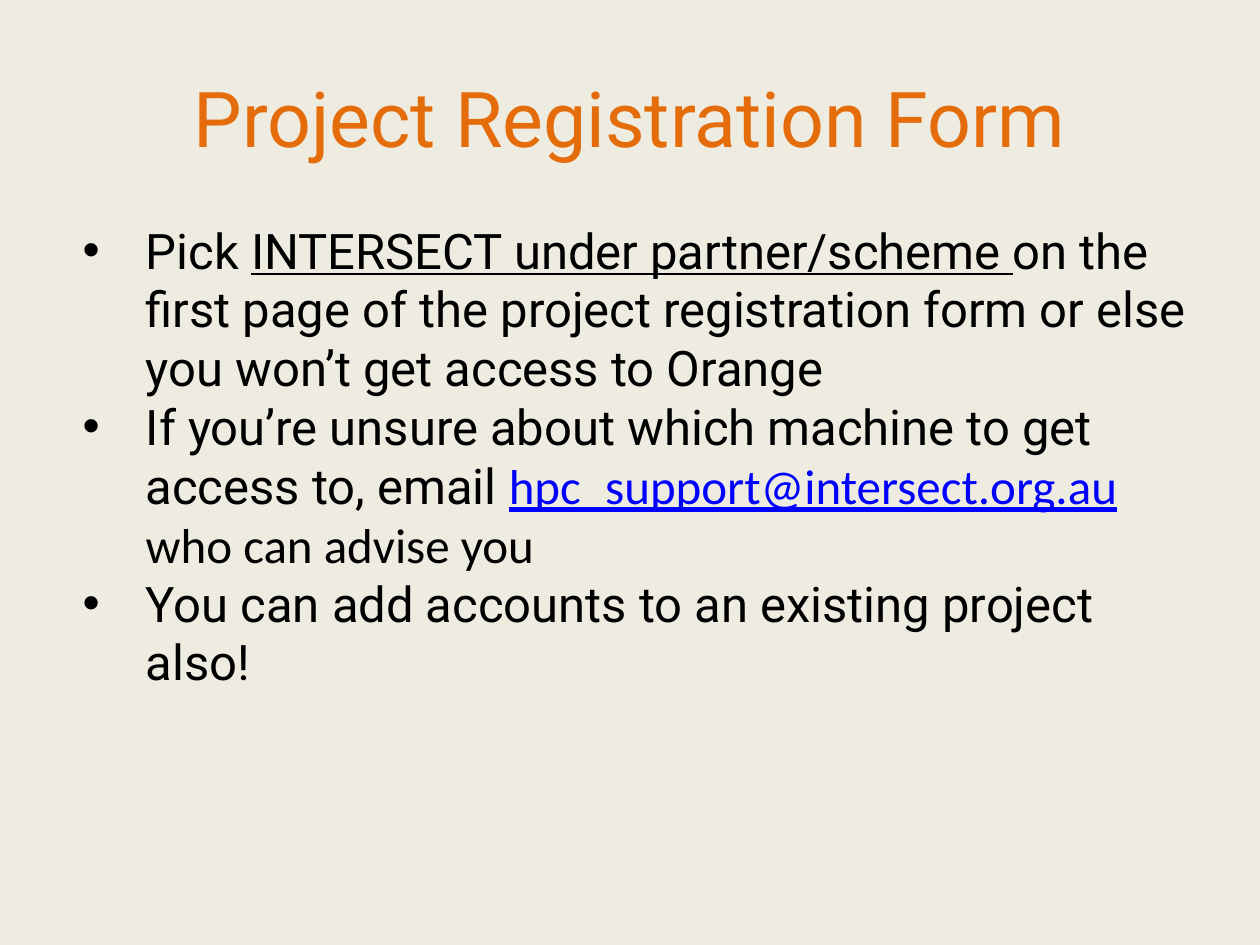
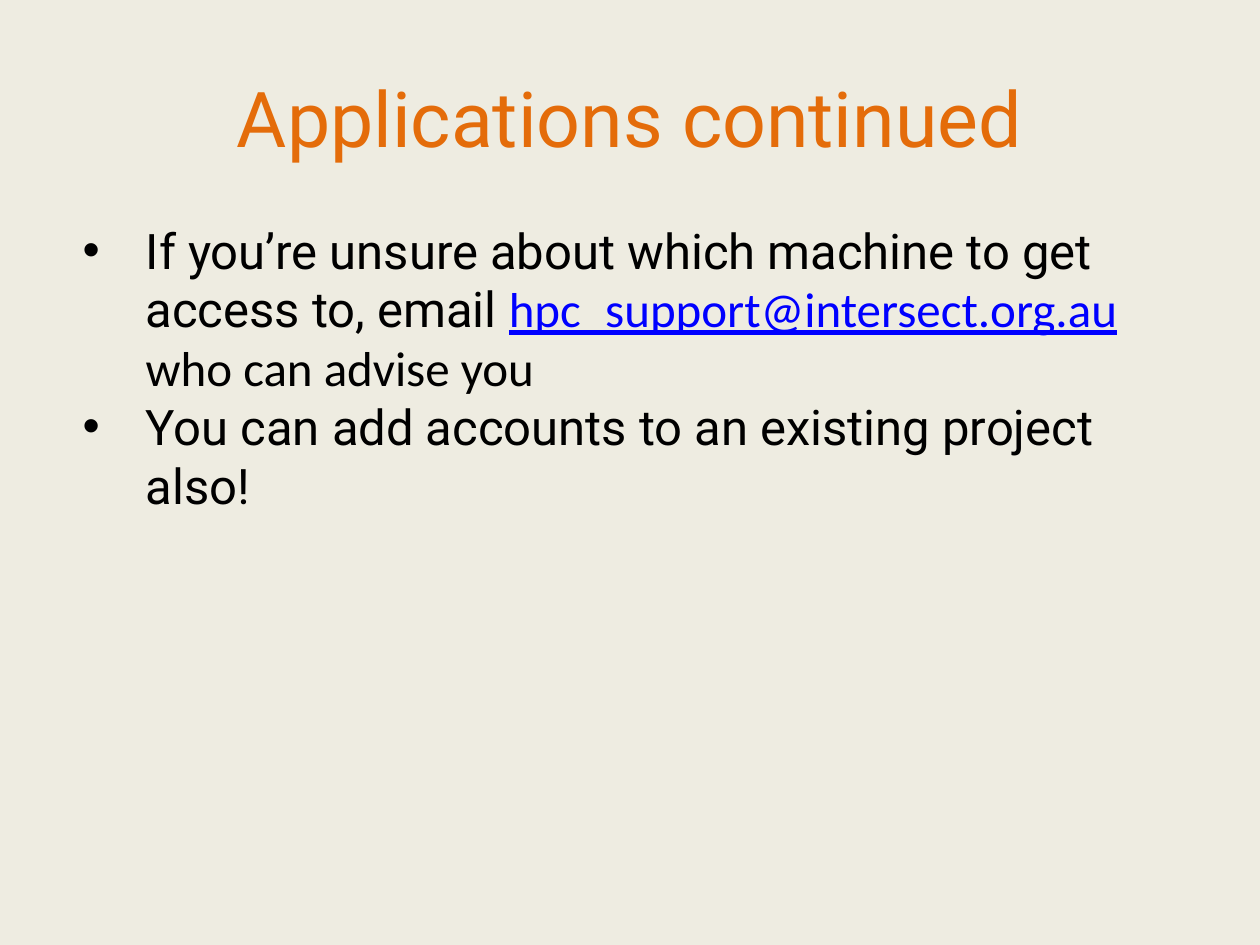
Before and after one commit to IntersectAustralia/TrainingMaterials, a slide deck: slide 47 of IntroToUnixHPC/03 HPC - Slides.pptx. Drawn at 1260x945 pixels with LibreOffice and Linux fonts; fonts in the diff are those of the drawing. Boxes give left, top, right and bottom in pixels: in the first picture for what was removed or moved away, otherwise in the second. Text is boxed around its words. In the diff, an @@ line names an element or a change of style, - is before the commit and + after.

```diff
--- a/IntroToUnixHPC/03 HPC - Slides.pptx
+++ b/IntroToUnixHPC/03 HPC - Slides.pptx
@@ text at [237, 89, 1022, 163]: text changed @@
-Project Registration Form
+Applications continued
@@ text at [146, 232, 1186, 397]: paragraph removed @@
-• Pick INTERSECT under partner/scheme on the first page of the project registration form or else you won’t get access to Orange
```
Also in this commit, not shown: 10 other slides changed, 1 slide added, 1 slide removed, 1 other file.
